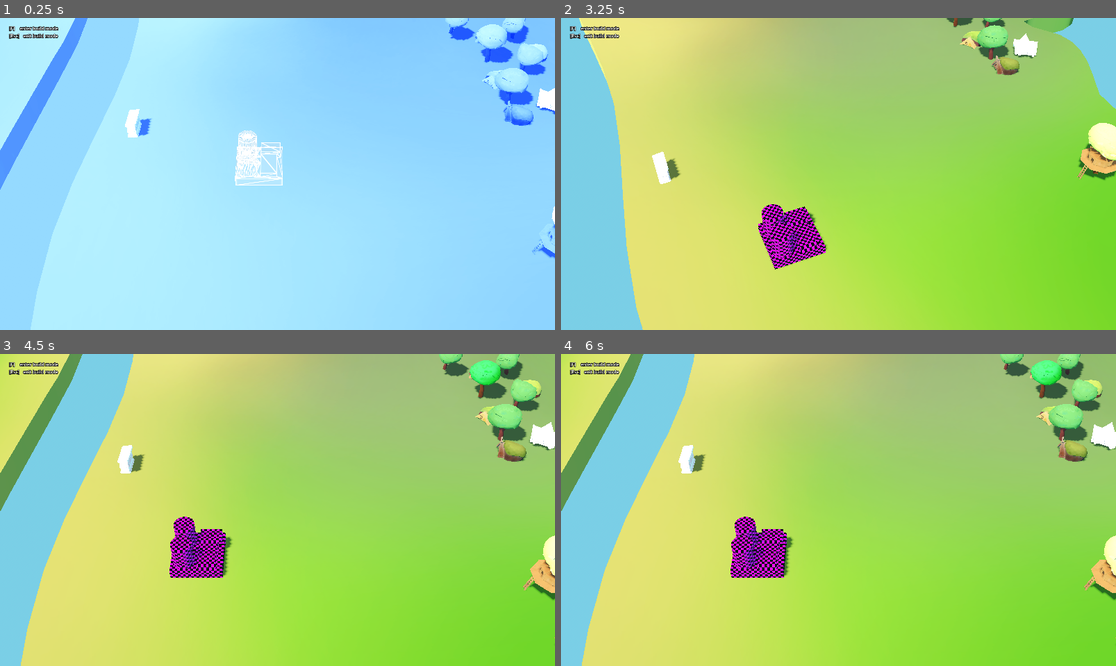
Above: before the commit, frames 1-4 (two rows, left to right).
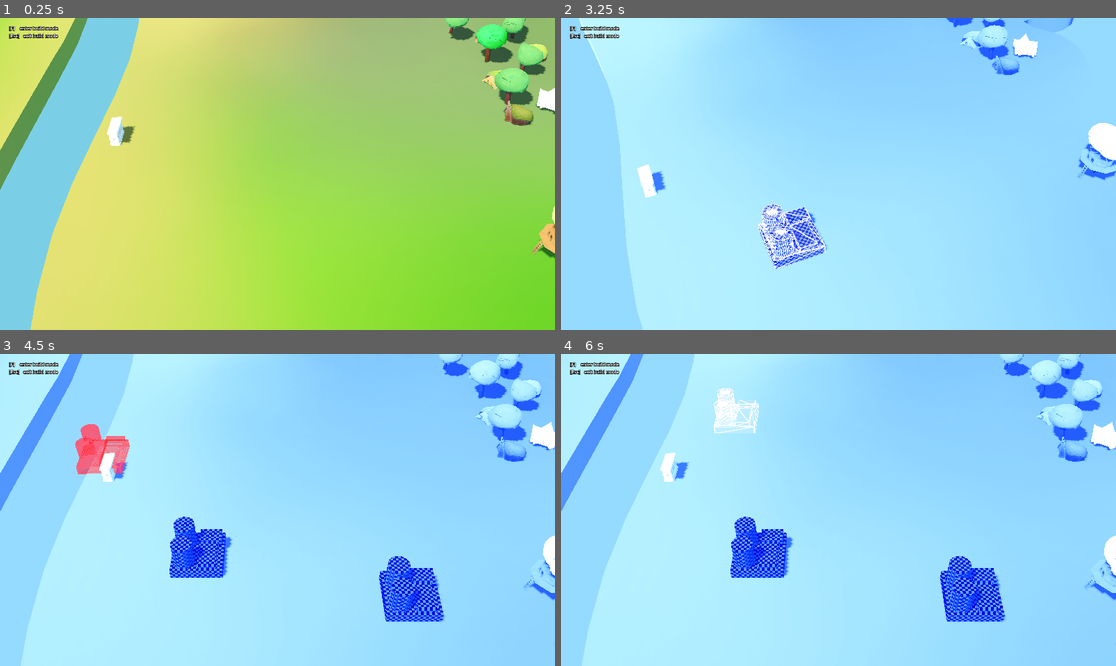
Above: after the commit, the same moments.

Repository: Baizard-13/Racoonomics
Game: Godot game, scene res://Location/location.tscn
Same seed, same stepped clock (60 frames per second), same inputs: the game is played once before the commit and once after it.
Inputs (mouse positions are in pixels of both pictures, inside the frame that each line leads up to):
- Up to frame 1 (0.25 s): no input
- Up to frame 2 (3.25 s): tap Enter at 0.5, 2 s; move the mouse to (960, 158) at 0.52 s; hold F (bm_enter) 0.53-1.28 s; tap A (a) at 0.6 s; tap Space at 1.25, 2.75 s; move the mouse to (727, 189) at 1.27 s; tap F (bm_enter) at 1.35 s; tap D (d) at 1.55, 2.1 s; move the mouse to (894, 105) at 2.02 s; tap E (e) at 2.3, 2.85 s; move the mouse to (810, 236) at 2.77 s; click (810, 236) at 3.05 s
- Up to frame 3 (4.5 s): tap Enter at 3.5 s; move the mouse to (444, 556) at 3.52 s; press the mouse at (444, 556) at 3.53 s; tap Q (q) at 3.8, 4.35 s; tap Space at 4.25 s; move the mouse to (111, 463) at 4.27 s; release the mouse at (111, 463) at 4.28 s
- Up to frame 4 (6 s): tap S (s) at 4.55, 5.1 s; move the mouse to (866, 510) at 5.02 s; tap W (w) at 5.3, 5.85 s; move the mouse to (755, 432) at 5.77 s

The runs differ from the first frame. In frame 1, 100% of the frame differs, in the area x 0-100%, y 0-100%; in frame 2, 100%; in frame 3, 100%; in frame 4, 100%.

Commit message:
build mode transition and port stuff

Diff:
--- a/Grid/scenes/building.tscn
+++ b/Grid/scenes/building.tscn
@@ -43,7 +43,6 @@
 
 [node name="Building" type="Node3D" unique_id=155364411]
 script = ExtResource("1_tblqq")
-clearance = null
 
 [node name="MeshBoundsVisualizer" type="MeshInstance3D" parent="." unique_id=1486330635]
 transform = Transform3D(10.01, 0, 0, 0, 1, 0, 0, 0, 10.01, 0, 0.5, 0)
@@ -51,5 +50,3 @@
 mesh = SubResource("BoxMesh_tblqq")
 
 [node name="GridUIVisualizer" type="Node3D" parent="." unique_id=926903815]
-
-[node name="Ports" type="Node3D" parent="." unique_id=486897094]
--- a/Grid/scenes/grid_region.tscn
+++ b/Grid/scenes/grid_region.tscn
@@ -112,6 +112,7 @@
 
 [node name="GameGridView" type="MeshInstance3D" parent="." unique_id=955071552]
 transform = Transform3D(1, 0, 0, 0, 1, 0, 0, 0, 1, 0, 1.5, 0)
+visible = false
 material_override = SubResource("ShaderMaterial_makip")
 mesh = SubResource("BoxMesh_yr08g")
 
--- /dev/null
+++ b/Grid/scenes/visualizers/building_port_decal.tscn
@@ -0,0 +1,21 @@
+[gd_scene format=3 uid="uid://uf7gdg37kqtl"]
+
+[ext_resource type="Script" uid="uid://domhhxahlgvt4" path="res://scripts/building_port_decal.gd" id="1_4x6nl"]
+[ext_resource type="Texture2D" uid="uid://d4jdvc2iq4sj5" path="res://Images/io_chevrons.svg" id="1_7smi4"]
+
+[node name="Anchor" type="Node3D" unique_id=112382907]
+script = ExtResource("1_4x6nl")
+
+[node name="Decal" type="Decal" parent="." unique_id=413868443]
+transform = Transform3D(1, 0, 0, 0, 1, 0, 0, 0, 1, 0, 2, -10)
+layers = 4
+size = Vector3(8, 10, 8)
+texture_emission = ExtResource("1_7smi4")
+modulate = Color(0.13333334, 0.9019608, 0.27450982, 1)
+cull_mask = 2
+
+[node name="Label3D" type="Label3D" parent="Decal" unique_id=1154267065]
+transform = Transform3D(1.9106855e-15, -1, -4.371139e-08, -4.371139e-08, -4.371139e-08, 1, -1, 0, -4.371139e-08, 0, 0, 0)
+pixel_size = 0.05
+no_depth_test = true
+text = "PORT"
--- a/Grid/scripts/building.gd
+++ b/Grid/scripts/building.gd
@@ -1,6 +1,8 @@
 @tool
 class_name Building
 extends Node3D
+
+const BUILDING_PORT_DECAL = preload("uid://uf7gdg37kqtl")
 
 @export var title := "Unnamed Building" # probably not great to duplicate these across both Building and BuildingDefinition, but i can't think of another way to avoid a circular dependency. if you can, please do
 
@@ -15,6 +17,8 @@
 ## needed for material overrides, remember to NOT add MeshBoundsVisualizer to this list
 @export var meshes : Array[MeshInstance3D]
 
+@export_tool_button("Rebuild ports") var rebuild_ports_button = _rebuild_ports
+
 @export_category("Runtime state (don't edit)")
 
 ## world-space origin
@@ -22,14 +26,22 @@
 	set(value):
 		origin_cell = value
 		if is_inside_tree():
-			var grid := get_parent() as WorldGrid
-			position = grid.cell_to_world(origin_cell)
-			reset_physics_interpolation()
+			update_position()
+
 @export var invalid_cells : Array[Vector2i]
 @export var is_active := false
 @export var is_ghost := false
 
 @onready var mesh_bounds_visualizer: MeshInstance3D = $MeshBoundsVisualizer
+
+var ports_node: Node3D
+
+func get_local_top_left() -> Vector3:
+	return Vector3(-dimensions.x * grid_size, 0, -dimensions.y * grid_size) * 0.5
+
+func top_left_to_pos(cell: Vector2i) -> Vector3:
+	var local_top_left = get_local_top_left()
+	return local_top_left + Vector3((cell.x + 0.5) * grid_size, 0, (cell.y + 0.5) * grid_size)
 
 func get_cells() -> Array[Vector2i]:
 	var cells : Array[Vector2i]
@@ -57,6 +69,7 @@
 			mesh.material_override.set_shader_parameter(property_name, value)
 
 func _ready() -> void:
+	_rebuild_ports()
 	if !Engine.is_editor_hint():
 		mesh_bounds_visualizer.queue_free()
 
@@ -80,7 +93,21 @@
 
 func update_position() -> void:
 	var grid := get_parent() as WorldGrid
+	# position = grid.cell_to_world(origin_cell) - get_local_top_left()
 	position = grid.cell_to_world(origin_cell)
+	reset_physics_interpolation()
 
 func _rebuild_ports():
-	pass # may or may not be needed
+	if ports_node:
+		ports_node.queue_free()
+	ports_node = Node3D.new()
+	ports_node.name = "Ports"
+	add_child(ports_node)
+
+	for port in ports:
+		var port_instance : Node3D = BUILDING_PORT_DECAL.instantiate()
+		var port_pos = get_local_top_left() + Vector3((port.cell_offset.x + 0.5) * grid_size, 0, (port.cell_offset.y + 0.5) * grid_size)
+		port_instance.position = port_pos
+		ports_node.add_child(port_instance)
+		port_instance.set_is_output(port.port_type == BuildingPort.PortType.EXPORTS)
+		port_instance.rotation.y = atan2(port.facing.x, port.facing.y)
--- a/Grid/scripts/world_grid.gd
+++ b/Grid/scripts/world_grid.gd
@@ -82,7 +82,7 @@
 		return false
 
 	var building_rect = Rect2i(building.origin_cell, building.dimensions)
-	_occupy_rect(building_rect, building.title)
+	_occupy_rect(building_rect, building.name)
 	if building.get_parent() != self:
 		add_child(building)
 		building.update_position()
--- /dev/null
+++ b/Images/io_chevrons.svg
@@ -0,0 +1,4 @@
+<svg width="80" height="78" viewBox="0 0 80 78" fill="none" xmlns="http://www.w3.org/2000/svg">
+<path d="M2.90059 38.6828C1.5704 39.3536 1.56027e-06 38.3868 1.44108e-06 36.897L2.46828e-07 21.9703C9.55181e-08 20.079 1.06704 18.3497 2.75734 17.5014L35.5147 1.06233C38.3371 -0.354109 41.6628 -0.354109 44.4853 1.06233L77.2427 17.5014C78.933 18.3497 80 20.0791 80 21.9703V36.897C80 38.3868 78.4296 39.3536 77.0994 38.6828L44.5029 22.2438C41.6709 20.8156 38.3291 20.8156 35.497 22.2438L2.90059 38.6828Z" fill="white"/>
+<path d="M2.90059 77.3486C1.5704 78.0194 1.56027e-06 77.0526 1.44108e-06 75.5628L2.46828e-07 60.6361C9.55181e-08 58.7449 1.06704 57.0155 2.75734 56.1672L35.5147 39.7281C38.3371 38.3117 41.6628 38.3117 44.4853 39.7281L77.2427 56.1672C78.933 57.0155 80 58.7449 80 60.6361V75.5628C80 77.0526 78.4296 78.0194 77.0994 77.3486L44.5029 60.9096C41.6709 59.4814 38.3291 59.4814 35.497 60.9096L2.90059 77.3486Z" fill="white"/>
+</svg>
--- a/Location/Location_Meshes/sm_location.tscn
+++ b/Location/Location_Meshes/sm_location.tscn
@@ -9,5 +9,6 @@
 
 [node name="SM_Location" unique_id=1631105442 instance=ExtResource("1_3ktas")]
 
-[node name="SM_Location" parent="." index="0" unique_id=360741004]
+[node name="SM_Location" parent="." index="0" unique_id=434529719]
+layers = 3
 surface_material_override/0 = SubResource("StandardMaterial3D_nlsr0")
--- a/Location/location.tscn
+++ b/Location/location.tscn
@@ -1,5 +1,6 @@
 [gd_scene format=3 uid="uid://b8tnuk3jmf5gt"]
 
+[ext_resource type="Script" uid="uid://dstkopnorx43q" path="res://scripts/location.gd" id="1_eoaun"]
 [ext_resource type="Script" uid="uid://cy0hh14lclptf" path="res://scripts/build_mode_controller.gd" id="1_qifc2"]
 [ext_resource type="PackedScene" uid="uid://birm65xx2g784" path="res://Game/Main_Lock.tscn" id="1_vju3g"]
 [ext_resource type="PackedScene" uid="uid://bu4ik4j52immm" path="res://Grid/scenes/grid_region.tscn" id="2_34a2q"]
@@ -21,6 +22,148 @@
 shader_parameter/fill_color_valid = Color(1, 1, 1, 0.16862746)
 shader_parameter/wire_color_invalid = Color(1.8247963, 0.2924505, 0.36906803, 1)
 shader_parameter/fill_color_invalid = Color(1, 0.13999999, 0.15433311, 0.59607846)
+
+[sub_resource type="Animation" id="Animation_eoaun"]
+length = 0.001
+tracks/0/type = "value"
+tracks/0/imported = false
+tracks/0/enabled = true
+tracks/0/path = NodePath("PostProcessQuad:visible")
+tracks/0/interp = 1
+tracks/0/loop_wrap = true
+tracks/0/keys = {
+"times": PackedFloat32Array(0),
+"transitions": PackedFloat32Array(1),
+"update": 1,
+"values": [false]
+}
+tracks/1/type = "value"
+tracks/1/imported = false
+tracks/1/enabled = true
+tracks/1/path = NodePath("PostProcessQuad:mesh:material:shader_parameter/transition_threshold")
+tracks/1/interp = 1
+tracks/1/loop_wrap = true
+tracks/1/keys = {
+"times": PackedFloat32Array(0),
+"transitions": PackedFloat32Array(1),
+"update": 0,
+"values": [0.0]
+}
+tracks/2/type = "value"
+tracks/2/imported = false
+tracks/2/enabled = true
+tracks/2/path = NodePath("PostProcessQuad:transparency")
+tracks/2/interp = 1
+tracks/2/loop_wrap = true
+tracks/2/keys = {
+"times": PackedFloat32Array(0),
+"transitions": PackedFloat32Array(1),
+"update": 0,
+"values": [0.0]
+}
+
+[sub_resource type="Animation" id="Animation_202do"]
+resource_name = "enter"
+length = 0.26667002
+tracks/0/type = "value"
+tracks/0/imported = false
+tracks/0/enabled = true
+tracks/0/path = NodePath("PostProcessQuad:visible")
+tracks/0/interp = 1
+tracks/0/loop_wrap = true
+tracks/0/keys = {
+"times": PackedFloat32Array(0),
+"transitions": PackedFloat32Array(1),
+"update": 1,
+"values": [true]
+}
+tracks/1/type = "value"
+tracks/1/imported = false
+tracks/1/enabled = true
+tracks/1/path = NodePath("PostProcessQuad:mesh:material:shader_parameter/transition_threshold")
+tracks/1/interp = 1
+tracks/1/loop_wrap = true
+tracks/1/keys = {
+"times": PackedFloat32Array(0, 0.26666668),
+"transitions": PackedFloat32Array(0.5, 1),
+"update": 0,
+"values": [0.351677, 0.0]
+}
+tracks/2/type = "method"
+tracks/2/imported = false
+tracks/2/enabled = true
+tracks/2/path = NodePath("../WorldGrid")
+tracks/2/interp = 1
+tracks/2/loop_wrap = true
+tracks/2/keys = {
+"times": PackedFloat32Array(0.06666667),
+"transitions": PackedFloat32Array(1),
+"values": [{
+"args": [true],
+"method": &"set_draw_grid"
+}]
+}
+
+[sub_resource type="Animation" id="Animation_iwrfv"]
+resource_name = "exit"
+length = 0.40000334
+tracks/0/type = "value"
+tracks/0/imported = false
+tracks/0/enabled = true
+tracks/0/path = NodePath("PostProcessQuad:visible")
+tracks/0/interp = 1
+tracks/0/loop_wrap = true
+tracks/0/keys = {
+"times": PackedFloat32Array(0, 0.4),
+"transitions": PackedFloat32Array(1, 1),
+"update": 1,
+"values": [true, false]
+}
+tracks/1/type = "value"
+tracks/1/imported = false
+tracks/1/enabled = true
+tracks/1/path = NodePath("PostProcessQuad:mesh:material:shader_parameter/transition_threshold")
+tracks/1/interp = 1
+tracks/1/loop_wrap = true
+tracks/1/keys = {
+"times": PackedFloat32Array(0, 0.4),
+"transitions": PackedFloat32Array(1, 1),
+"update": 0,
+"values": [0.0, 0.38955134]
+}
+tracks/2/type = "method"
+tracks/2/imported = false
+tracks/2/enabled = true
+tracks/2/path = NodePath("../WorldGrid")
+tracks/2/interp = 1
+tracks/2/loop_wrap = true
+tracks/2/keys = {
+"times": PackedFloat32Array(0),
+"transitions": PackedFloat32Array(1),
+"values": [{
+"args": [false],
+"method": &"set_draw_grid"
+}]
+}
+tracks/3/type = "value"
+tracks/3/imported = false
+tracks/3/enabled = true
+tracks/3/path = NodePath("PostProcessQuad:transparency")
+tracks/3/interp = 1
+tracks/3/loop_wrap = true
+tracks/3/keys = {
+"times": PackedFloat32Array(0.1, 0.4),
+"transitions": PackedFloat32Array(0.5, 1),
+"update": 0,
+"values": [0.0, 1.0]
+}
+
+[sub_resource type="AnimationLibrary" id="AnimationLibrary_iwrfv"]
+_data = {
+&"RESET": SubResource("Animation_eoaun"),
+&"enter": SubResource("Animation_202do"),
+&"exit": SubResource("Animation_iwrfv")
+}
 
 [sub_resource type="LabelSettings" id="LabelSettings_yx7wv"]
 outline_size = 6
@@ -71,6 +214,7 @@
 size = Vector3(596.9275, 316.57446, 1)
 
 [node name="Location" type="Node3D" unique_id=668207517]
+script = ExtResource("1_eoaun")
 
 [node name="BuildModeController" type="Node" parent="." unique_id=859596041 node_paths=PackedStringArray("grid", "camera")]
 script = ExtResource("1_qifc2")
@@ -78,6 +222,9 @@
 grid = NodePath("../WorldGrid")
 camera = NodePath("../CharacterBody3D/Camera3D")
 building_ghost_material = SubResource("ShaderMaterial_uiog4")
+
+[node name="EditModeTransition" type="AnimationPlayer" parent="BuildModeController" unique_id=794029400]
+libraries/ = SubResource("AnimationLibrary_iwrfv")
 
 [node name="DevButtonPrompt" type="CanvasLayer" parent="BuildModeController" unique_id=1221167571]
 
@@ -149,6 +296,9 @@
 environment = SubResource("Environment_34a2q")
 
 [node name="Environment" parent="." unique_id=1531277812 instance=ExtResource("1_vju3g")]
+
+[node name="Sm_hub" parent="Environment" index="22" unique_id=162840423]
+transform = Transform3D(1, 0, 0, 0, 1, 0, 0, 0, 1, -7, 0, 5.4)
 
 [node name="CharacterBody3D" type="CharacterBody3D" parent="." unique_id=1858140852]
 transform = Transform3D(1, 0, 0, 0, 0.70710677, 0.70710677, 0, -0.70710677, 0.70710677, 113.10631, -0.5235214, 22.76151)
@@ -204,3 +354,5 @@
 [node name="CollisionShape3D" type="CollisionShape3D" parent="borders/walls4" unique_id=1993239243]
 shape = SubResource("BoxShape3D_u6sc3")
 debug_color = Color(0.9729523, 0, 0.44077253, 0.41960785)
+
+[editable path="Environment"]
--- a/buildings/scenes/2x2_test_building.tscn
+++ b/buildings/scenes/2x2_test_building.tscn
@@ -28,13 +28,12 @@
 [node name="Building" unique_id=155364411 node_paths=PackedStringArray("meshes") instance=ExtResource("1_w2xy1")]
 title = "2x2 Placeholder"
 dimensions = Vector2i(2, 2)
-clearance = 1
 meshes = [NodePath("CSGBakedMeshInstance3D")]
 
 [node name="MeshBoundsVisualizer" parent="." index="0" unique_id=1486330635]
 transform = Transform3D(20.01, 0, 0, 0, 1, 0, 0, 0, 20.01, 0, 0.5, 0)
 mesh = SubResource("BoxMesh_w2xy1")
 
-[node name="CSGBakedMeshInstance3D" type="MeshInstance3D" parent="." index="3" unique_id=2133245618]
+[node name="CSGBakedMeshInstance3D" type="MeshInstance3D" parent="." index="2" unique_id=2133245618]
 transform = Transform3D(0.999, 0, 0, 0, 0.999, 0, 0, 0, 0.999, 0, 0, 0)
 mesh = SubResource("ArrayMesh_w2xy1")
--- a/scripts/build_mode_controller.gd
+++ b/scripts/build_mode_controller.gd
@@ -13,12 +13,13 @@
 @export var current_building : BuildingDefinition = null
 
 @onready var post_process_quad: MeshInstance3D = $PostProcessQuad
+@onready var edit_mode_transition: AnimationPlayer = $EditModeTransition
 
 var current_ghost : Building
 var current_grid_pos : Vector2i
 
-func _ready() -> void:
-	enter_build_mode(_2X_2_TEST_BUILDING)
+#func _ready() -> void:
+	#enter_build_mode(_2X_2_TEST_BUILDING)
 
 func _process(_delta: float) -> void:
 	if !current_building or !current_ghost:
@@ -44,14 +45,14 @@
 	current_ghost.set_override_property("is_valid", true)
 	current_ghost.is_ghost = true
 
-	grid.set_draw_grid(true)
 	grid.add_child(current_ghost)
-	post_process_quad.show()
+	edit_mode_transition.stop()
+	edit_mode_transition.play("enter")
 
 func exit_build_mode() -> void:
 	current_building = null
-	grid.set_draw_grid(false)
-	post_process_quad.hide()
+	edit_mode_transition.stop()
+	edit_mode_transition.play("exit")
 	current_grid_pos = Vector2.ZERO
 	if current_ghost:
 		current_ghost.queue_free()
@@ -78,8 +79,8 @@
 
 	if !grid.try_place_building(placed_building):
 		placed_building.queue_free()
-	else:
-		exit_build_mode()
+	#else:
+		#exit_build_mode()
 
 func _input(event: InputEvent) -> void:
 	if !current_building or !current_ghost:
--- /dev/null
+++ b/scripts/building_port_decal.gd
@@ -0,0 +1,25 @@
+@tool
+extends Node3D
+
+@onready var decal: Decal = $Decal
+@onready var editor_label: Label3D = $Decal/Label3D
+
+func set_is_output(is_output: bool) -> void:
+	if is_output:
+		decal.rotation.y = 0.0
+		decal.modulate = Color("22e646")
+
+		if Engine.is_editor_hint():
+			editor_label.text = "OUT >>"
+			editor_label.modulate = Color("22e646")
+	else:
+		decal.rotation.y = PI
+		decal.modulate = Color("e64322")
+
+		if Engine.is_editor_hint():
+			editor_label.text = "IN >>"
+			editor_label.modulate = Color("e64322")
+
+func _ready() -> void:
+	if !Engine.is_editor_hint():
+		editor_label.queue_free()
--- /dev/null
+++ b/scripts/location.gd
@@ -0,0 +1,6 @@
+extends Node3D
+
+@onready var world_grid: WorldGrid = $WorldGrid
+
+func _ready() -> void:
+	world_grid._occupy_rect(Rect2i(4, 0, 1, 2), name)
--- a/shaders/blueprint_postprocess.gdshader
+++ b/shaders/blueprint_postprocess.gdshader
@@ -23,7 +23,10 @@
 	vec3 screen_color = texture(screen_texture, SCREEN_UV).rgb;
 
 	float luminance = dot(screen_color, vec3(0.2126, 0.7152, 0.0722));
-	if (luminance < transition_threshold) discard;
+	if (luminance < transition_threshold) {
+		luminance = .2;
+		ALPHA *= abs(luminance - transition_threshold);
+	}
 
 	ALBEDO = texture(color_palette_gradient, vec2(luminance, 0.0)).rgb;
 }
Not shown, added: Images/io_chevrons.svg.import
Not shown, added: scripts/building_port_decal.gd.uid
Not shown, added: scripts/location.gd.uid
